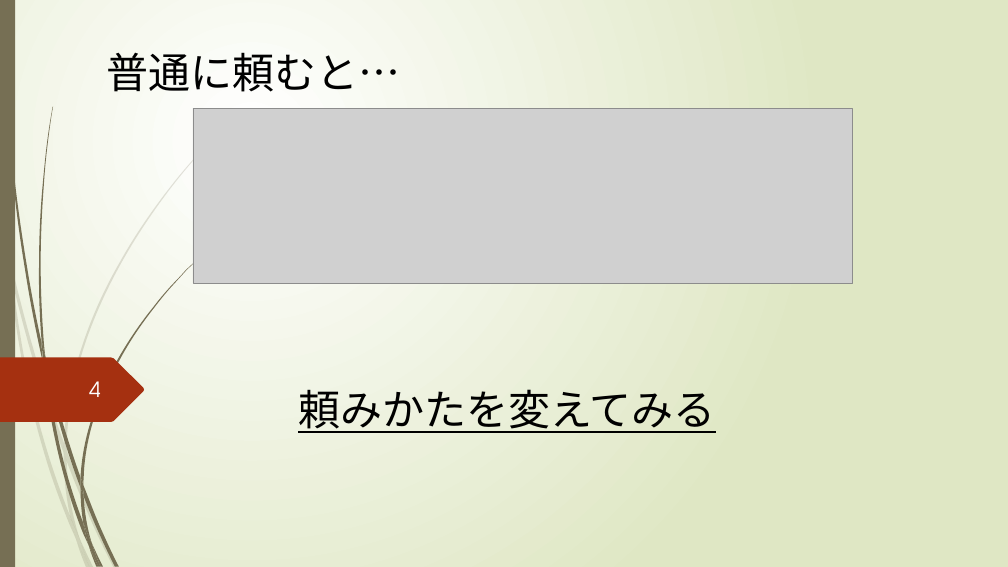
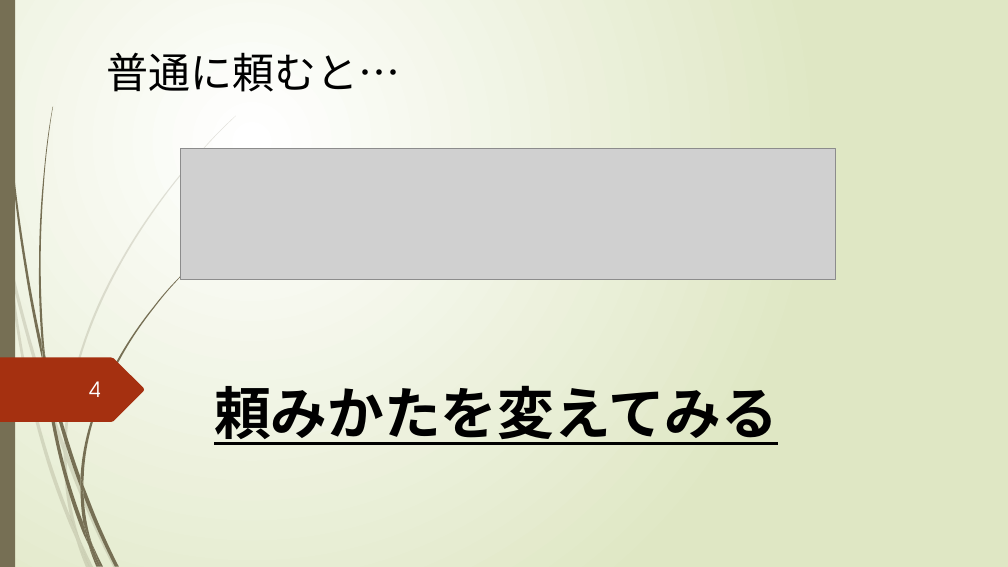
Before and after one commit to tmkttmkt/DevilTRex, a slide deck: slide 4 of その他/夏休みの課題のゲーム/GODAIGOisME_by森田/夏課題_ネットワーク技術/発表用.pptx. Drawn at 1008x567 pixels with LibreOffice and Linux fonts; fonts in the diff are those of the drawing; grey boxes stand for pictures. Boxes give left, top, right and bottom in pixels: in the first picture for what was removed or moved away, otherwise in the second. Text is boxed around its words. In the diff, an @@ line names an element or a change of style, - is before the commit and + after.

```diff
--- a/その他/夏休みの課題のゲーム/GODAIGOisME_by森田/夏課題_ネットワーク技術/発表用.pptx
+++ b/その他/夏休みの課題のゲーム/GODAIGOisME_by森田/夏課題_ネットワーク技術/発表用.pptx
@@ picture: place and size @@
-picture at [193, 108, 852, 283]
+picture at [181, 148, 836, 280]
@@ text "頼みかたを変えてみる": place and size @@
-text "頼みかたを変えてみる" at [298, 389, 715, 433]
+text "頼みかたを変えてみる" at [214, 385, 778, 445]
@@ text "頼みかたを変えてみる" at [214, 385, 778, 445]: size 40 to 54 pt, bold on @@
```
Also in this commit, not shown: 3 other slides changed, 8 slides added, 3 slides removed, 6 other files.
